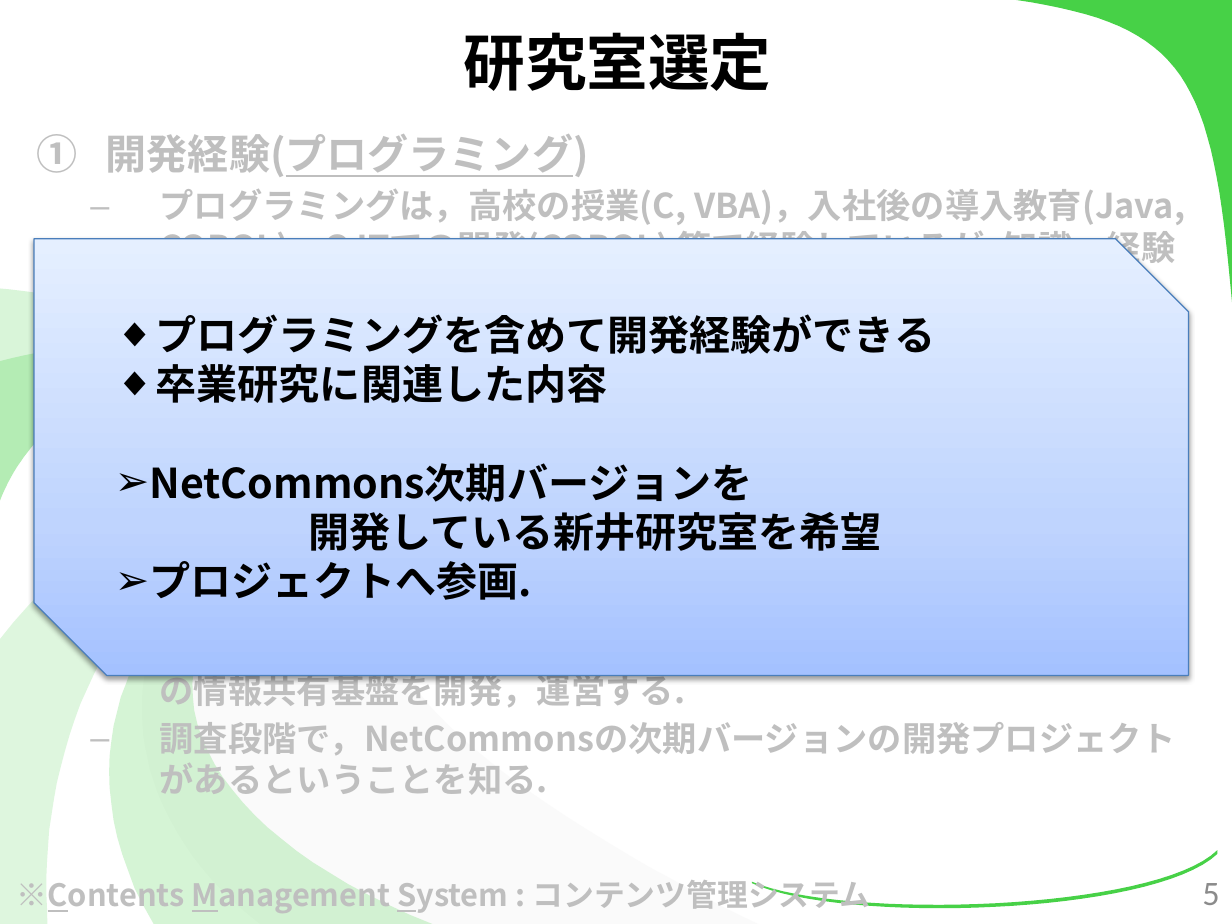
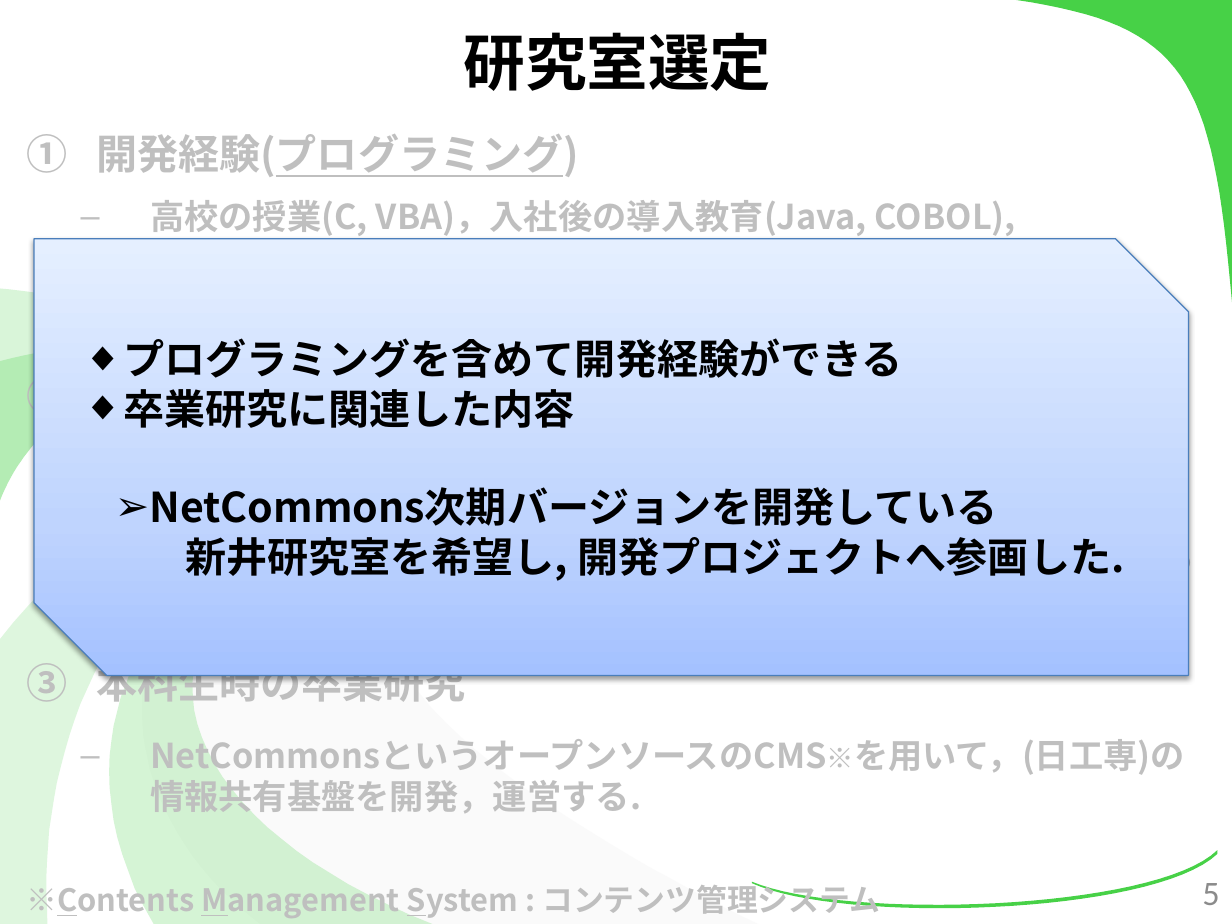
Before and after one commit to kotaro0717/Report-Management, a slide deck: slide 5 of 2.最終報告/3.発表資料/報告資料(最終).pptx. Drawn at 1232x924 pixels with LibreOffice and Linux fonts; fonts in the diff are those of the drawing. Boxes give left, top, right and bottom in pixels: in the first picture for what was removed or moved away, otherwise in the second. Text is boxed around its words. In the diff, an @@ line names an element or a change of style, - is before the commit and + after.

```diff
--- a/2.最終報告/3.発表資料/報告資料(最終).pptx
+++ b/2.最終報告/3.発表資料/報告資料(最終).pptx
@@ text "開発経験(プログラミング)": place and size @@
-text "開発経験(プログラミング)" at (106,134,1185,761)
+text "開発経験(プログラミング)" at (96,134,1195,813)
@@ text at (96,134,794,709): more space between paragraphs @@
@@ text at (127,200,1016,287): text changed @@
-  – プログラミングは，高校の授業(C, VBA)，入社後の導入教育(Java, COBOL) OJTでの開発(COBOL) 等で経験しているが, 知識，経験が浅く懸念している.
+  – 高校の授業(C, VBA)，入社後の導入教育(Java, COBOL),
+  OJTでの開発(COBOL) 等でプログラミングを経験.
+  – 知識不足，経験不足を懸念.
@@ text in snip diag rect at (123,338,902,428): indent changed @@
@@ text in snip diag rect at (149,487,1124,581): text changed @@
-  ➢ NetCommons次期バージョンを
-  開発している新井研究室を希望
-  ➢ プロジェクトへ参画.
+  ➢ NetCommons次期バージョンを開発している
+  新井研究室を希望し, 開発プロジェクトへ参画した.
@@ text at (150,487,1195,622): text changed @@
-  – スマホの流行に伴い，スマホアプリを開発するためのフリーソフト等が数多く出回る.
-  – 上記を始めとするソフトウェア，アプリケーションの開発手法はどうなのか，技術者としてトレンドの開発手法を知りたい.
+  – スマホアプリやWeb上で動作するようなゲーム, Webサイト等を簡単に開発するためのソフトウェアが多く出回っている.
+  – 技術者としてソフトウェア開発は現在, どのような手法を使っているのか知りたい.
@@ text at (160,717,1177,761): paragraph removed @@
-  – 調査段階で，NetCommonsの次期バージョンの開発プロジェクトがあるということを知る.
@@ text "※Contents Management System : コンテンツ管理システム": place and size @@
-text "※Contents Management System : コンテンツ管理システム" at (17,880,871,913)
+text "※Contents Management System : コンテンツ管理システム" at (27,882,880,918)
```
Also in this commit, not shown: 31 other slides changed, 15 slides added, 11 slides removed, 6 other files.
